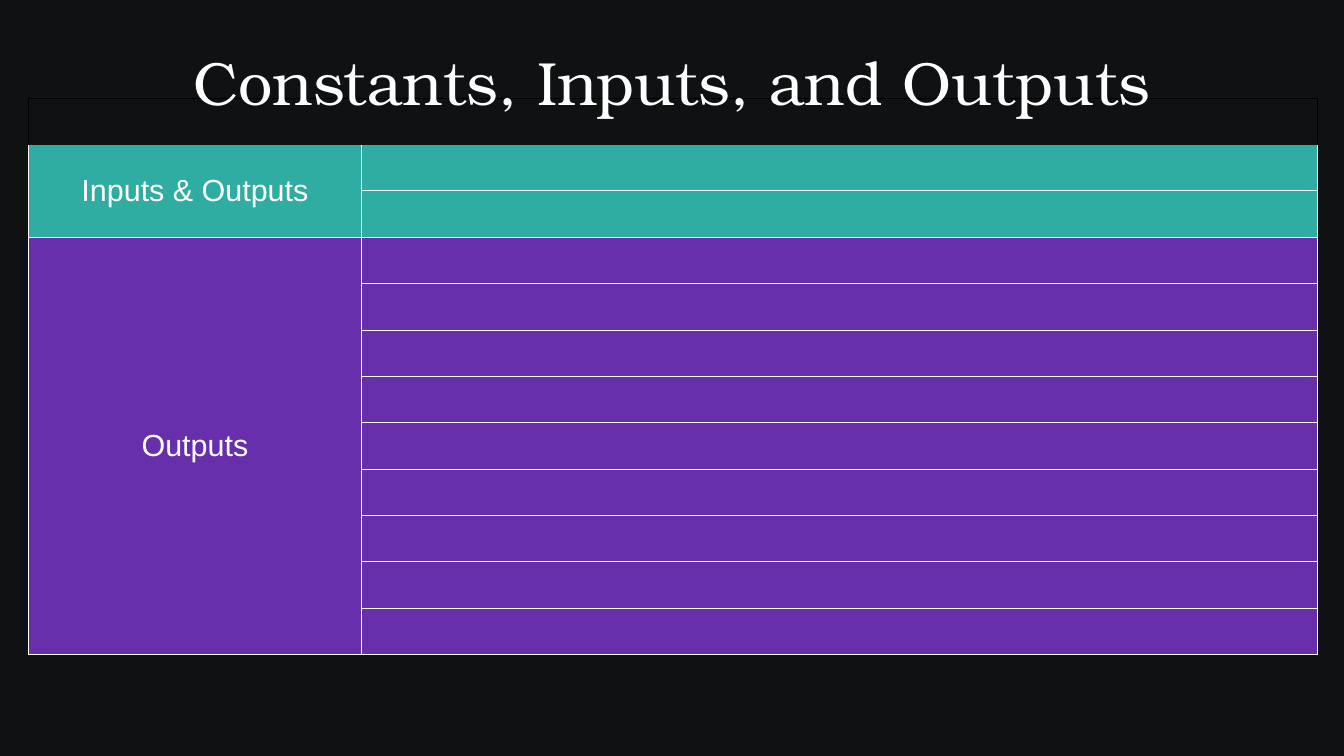
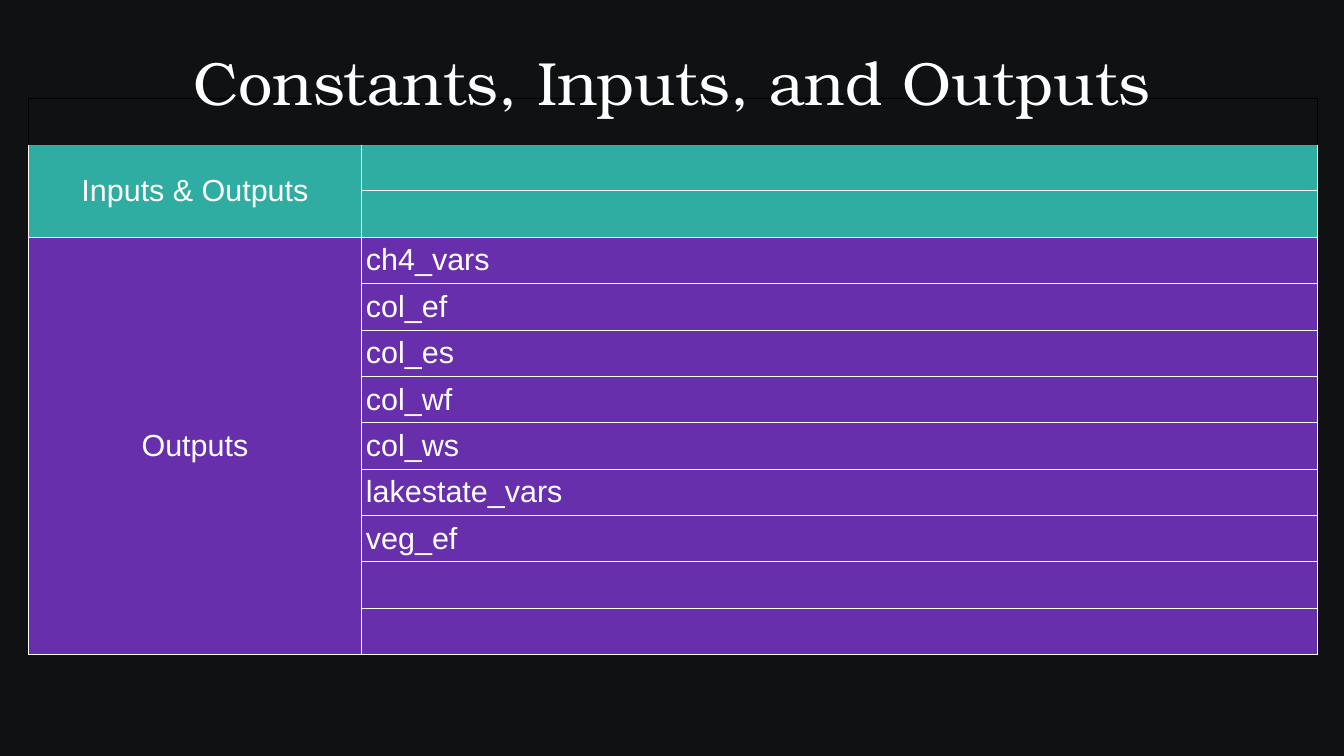
Before and after one commit to SamAllen06/lake_temp_work, a slide deck: slide 13 of documentation/for_collaborators/TestingSoftwareOverview.odp (slide 11 before the commit). Drawn at 1344x756 pixels with LibreOffice and Linux fonts; fonts in the diff are those of the drawing. Boxes give left, top, right and bottom in pixels: in the first picture for what was removed or moved away, otherwise in the second. Text is boxed around its words. In the diff, an @@ line names an element or a change of style, - is before the commit and + after.

Commit message:
Updated Constants, Inputs, and Outputs table
Added most but not all constants, inputs, and outputs

```diff
--- a/documentation/for_collaborators/TestingSoftwareOverview.odp
+++ b/documentation/for_collaborators/TestingSoftwareOverview.odp
@@ table at <box>29,99,1318,649</box> @@
-row 4: Outputs | 
+row 4: Outputs | ch4_vars
+row 5:  | col_ef
+row 6:  | col_es
+row 7:  | col_wf
+row 8:  | col_ws
+row 9:  | lakestate_vars
+row 10:  | veg_ef
-row 7:  | 
-row 8:  | 
-row 9:  | 
-row 10:  | 
-row 11:  | 
-row 12:  | 
```
Also in this commit, not shown: 3 other slides changed, 1 slide added, 2 other files.
